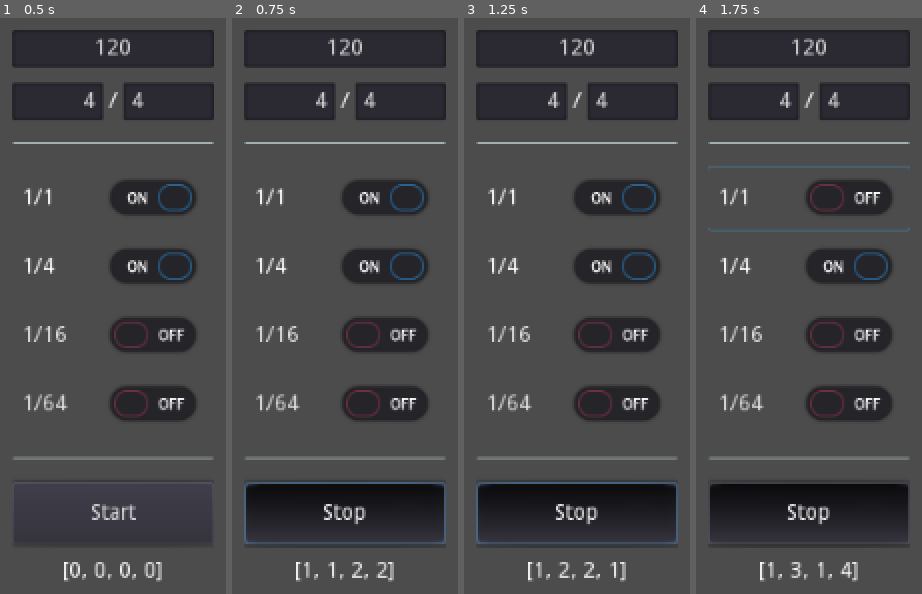
Above: before the commit, frames 1-4 (left to right).
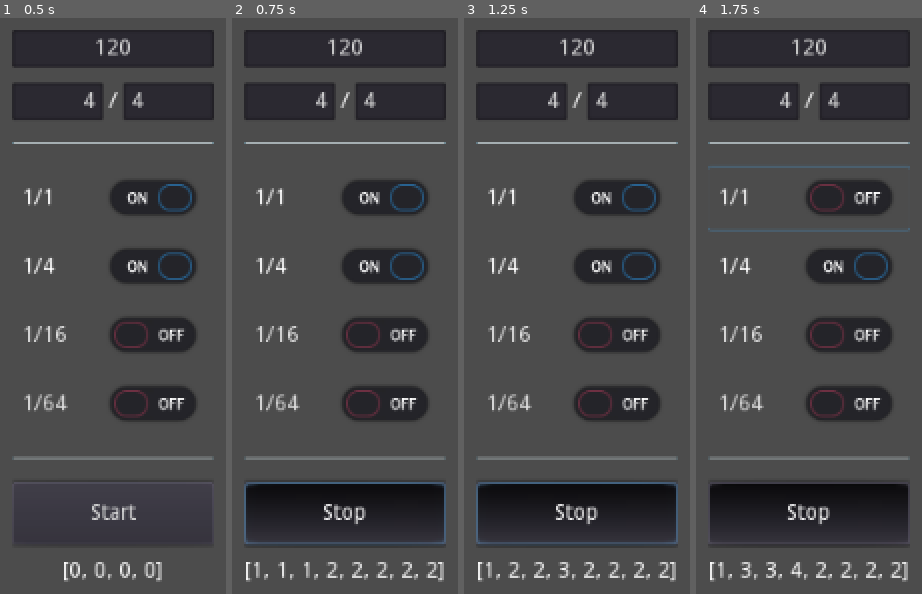
Above: after the commit, the same moments.

Repository: rezgi/Platform-Music
Game: Godot game, scene res://tempo/TimeData.tscn
Two runs of this game, one before a commit and one after it. Both use one fixed random seed, a clock stepped at 60 frames per second and the inputs below. The project has no main scene, so this scene is started directly.
Inputs:
- Up to frame 1 (0.5 s): no input
- Up to frame 2 (0.75 s): click "Start" at 0.5 s
- Up to frame 3 (1.25 s): no input
- Up to frame 4 (1.75 s): click "1/1" at 1.25 s

Frame 1 is identical in both runs. In frame 2, 0.6% of the frame differs, in the area x 6-94%, y 94-98%; in frame 3, 0.8%; in frame 4, 1.0%.

Commit message:
More precise tempo counting (up to 240 BPM)
- reduced delta by setting FPS to 120
- add delay to delta_accumulator for better precision
- works well from 0 to 240 BPM
- 1/32 still not figured out
- count_tempo needs more flexible code structure

Diff:
--- a/tempo/TimeData.gd
+++ b/tempo/TimeData.gd
@@ -119,49 +119,55 @@
 	d.bar_length = time_signature.bar_length
 	d.bpm = time_signature.bpm
 	d.delay = 0
-	print(d)
 
 	return d
 
 func count_tempo() -> void:
 
-	# 128 is too small for _process which has a minimum of 0.016667 (delta) at 60 FPS
-	# use 128 only for time computation : 64th dotted / grid subdivisions
-	# delay problem : tempo isn't updated if < 110 && > 226 BPM because of delay size, delta is too big
-	# don't go under 16th when some BPM is reached ?
-	# Tried animationPlayer, buggy
-	# setting the project FPS to 120 instead of 60 reduces delta, ask about it
-	# FPS is currently set to 120, don't forget
-	# maybe take only intervals, like between 128 and 64 for example : if < 128, 128 + 1, if > 128 && < 64, 64 + 1
+	# setting the project FPS to 120 instead of 60 reduces delta, better precision
+	# add delay to delta_accumulator solves high BPM problem, max is 220 because of delta size
+	# when > 220BPM use 64th instead ? at 440 use 16th
+	# make better code to avoid repeating conditions and better flexibility
+	# still need to figure out 1/32, 1/8 and 1/2
+	# add buttons for missing clics
 
 	delta_accumulator += get_physics_process_delta_time()
 	var m = Metronome
 
-	print("delta : ", get_physics_process_delta_time())
-	print("delta_acc : ", delta_accumulator)
-	print("128th : ", m.time.hundredtwentyeight)
-	print("64th : ", m.time.sixtyfourth)
-	print("32nd : ", m.time.thirtysecond)
-	print("16th : ", m.time.sixteenth)
-	print("--")
-	if delta_accumulator >= m.time.sixtyfourth:
-		m.time.delay = delta_accumulator - m.time.sixtyfourth
+	if delta_accumulator >= m.time.hundredtwentyeight:
+		m.time.delay = delta_accumulator - m.time.hundredtwentyeight
 #		print("delay : ", m.time.delay)
-		delta_accumulator = 0.0
-		m.tempo.sixtyfourth += 1
-		play_metronome(sixtyfourth_sound_on, 5, -10)
-
-		if m.tempo.sixtyfourth > 4.0:
+		delta_accumulator = 0.0 + m.time.delay
+		m.tempo.hundredtwentyeight += 1
+#		play_metronome(sixtyfourth_sound_on, 14, -14)
+
+		if m.tempo.hundredtwentyeight > 2:
+			m.tempo.sixtyfourth += 1
+			m.tempo.hundredtwentyeight = 1
+			play_metronome(sixtyfourth_sound_on, 12, -12)
+		if m.tempo.sixtyfourth > 2:
+			m.tempo.thirtysecond += 1
+#			play_metronome(sixtyfourth_sound_on, 10, -10)
+		if m.tempo.sixtyfourth > 4:
 			m.tempo.sixteenth += 1
 			m.tempo.sixtyfourth = 1
-			play_metronome(sixteenth_sound_on, 4, -10)
-		if m.tempo.sixteenth > 4.0:
+			play_metronome(sixteenth_sound_on, 8, -8)
+		if m.tempo.thirtysecond > 4:
+			m.tempo.eight += 1
+			m.tempo.thirtysecond = 1
+#			play_metronome(sixteenth_sound_on, 6, -6)
+		if m.tempo.sixteenth > 4:
 			m.tempo.quart += 1
 			m.tempo.sixteenth = 1
-			play_metronome(quart_sound_on, 2, -5)
+			play_metronome(quart_sound_on, 4, -4)
+		if m.tempo.eight > 4:
+			m.tempo.half += 1
+			m.tempo.eight = 1
+#			play_metronome(quart_sound_on, 2, -2)
 		if m.tempo.quart > m.time.beats_per_measure:
 			m.tempo.full += 1
 			m.tempo.quart = 1
+			m.tempo.half = 1
 			play_metronome(measure_sound_on, 1, 0)
 
 ##
@@ -181,16 +187,18 @@
 	Metronome.tempo = reset_measure_tempo()
 
 func reset_measure_tempo() -> Dictionary:
-	# primary tempo, maybe add another secondary tempo with other func
+	# primary tempo, maybe add another secondary (1/2, 1/8, 1/32, 1/128) tempo with other func
+	# base_4 : [1, 1/4, 1/16, 1/64]
+	# base_2 : [1/2, 1/8, 1/32, 1/128]
 	var d = {}
 	d.full = 1
-#	d.half = 1
+	d.half = 1
 	d.quart = 1
-#	d.eight = 1
+	d.eight = 1
 	d.sixteenth = 1
-#	d.thirtysecond = 1
+	d.thirtysecond = 1
 	d.sixtyfourth = 1
-#	d.hundredtwentyeight = 1
+	d.hundredtwentyeight = 1
 	return d
 
 func reset_measure_time() -> Dictionary:
